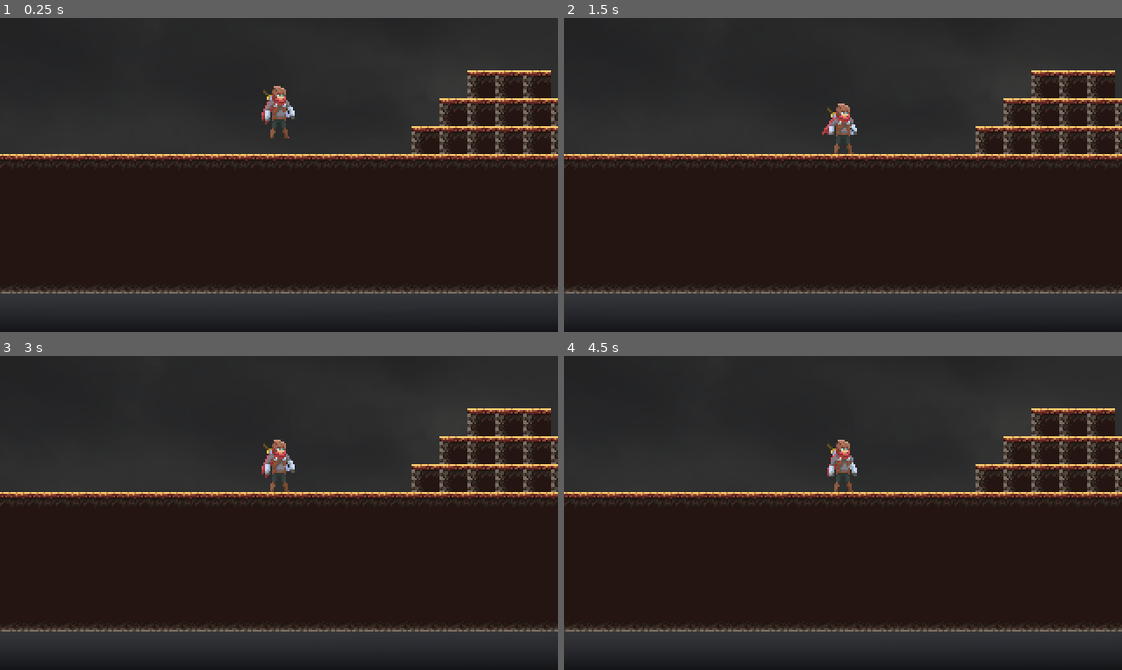
Above: before the commit, frames 1-4 (two rows, left to right).
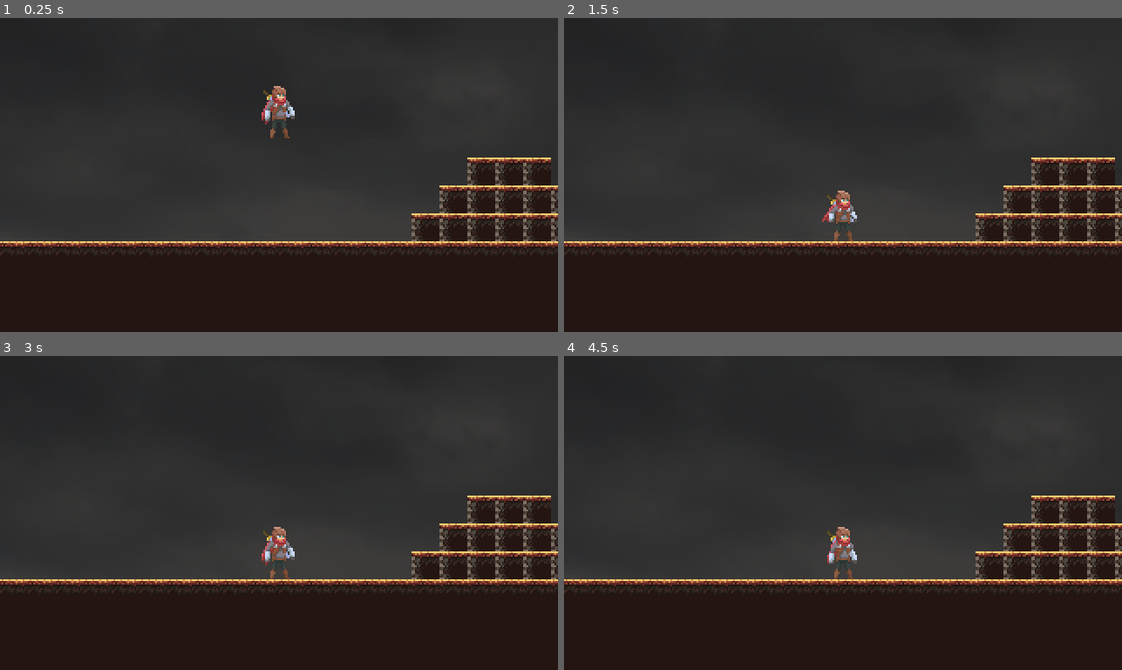
Above: after the commit, the same moments.

Repository: penguix0/IntoTheDeep
Game: Godot game, scene res://Assets/Scene/Main.tscn
The game is run twice, just before and just after one commit, with the same random seed, the same clock (stepped at 60 frames per second) and the same inputs.
Inputs:
- Up to frame 1 (0.25 s): no input
- Up to frame 2 (1.5 s): no input
- Up to frame 3 (3 s): no input
- Up to frame 4 (4.5 s): no input

The runs differ from the first frame. In frame 1, 36% of the frame differs, in the area x 0-100%, y 16-95%; in frame 2, 37%; in frame 3, 37%; in frame 4, 37%.

Commit message:
fixed collision bug

Diff:
--- a/Assets/Scene/Main.tscn
+++ b/Assets/Scene/Main.tscn
@@ -7,9 +7,6 @@
 [ext_resource path="res://Assets/Tileset/oak_woods_tileset.png" type="Texture" id=5]
 [ext_resource path="res://Assets/Image/sky.jpeg" type="Texture" id=6]
 [ext_resource path="res://Assets/Sprite/Parallex/building 1.png" type="Texture" id=7]
-
-[sub_resource type="RectangleShape2D" id=11]
-extents = Vector2( 29.5, 230.25 )
 
 [sub_resource type="ConvexPolygonShape2D" id=2]
 points = PoolVector2Array( 32, 32, 0, 32, 0, 0, 32, 0 )
@@ -152,14 +149,8 @@
 smoothing_enabled = true
 script = ExtResource( 4 )
 
-[node name="Invisible wall" type="StaticBody2D" parent="."]
-position = Vector2( -672, -119 )
-
-[node name="CollisionShape2D" type="CollisionShape2D" parent="Invisible wall"]
-shape = SubResource( 11 )
-
 [node name="TileMap" type="TileMap" parent="."]
-position = Vector2( 300, -60 )
+position = Vector2( 300, -100 )
 scale = Vector2( 0.5, 0.5 )
 tile_set = SubResource( 10 )
 cell_size = Vector2( 32, 32 )
@@ -176,6 +167,7 @@
 respawnPoint = Vector2( 300, -150 )
 
 [node name="CollisionShape2D" type="CollisionShape2D" parent="RespawnZone"]
+position = Vector2( 0, 70 )
 scale = Vector2( 200, 1 )
 shape = SubResource( 15 )
 
Not shown: 1 places in Assets/Scene/Main.tscn that only renumber resources
